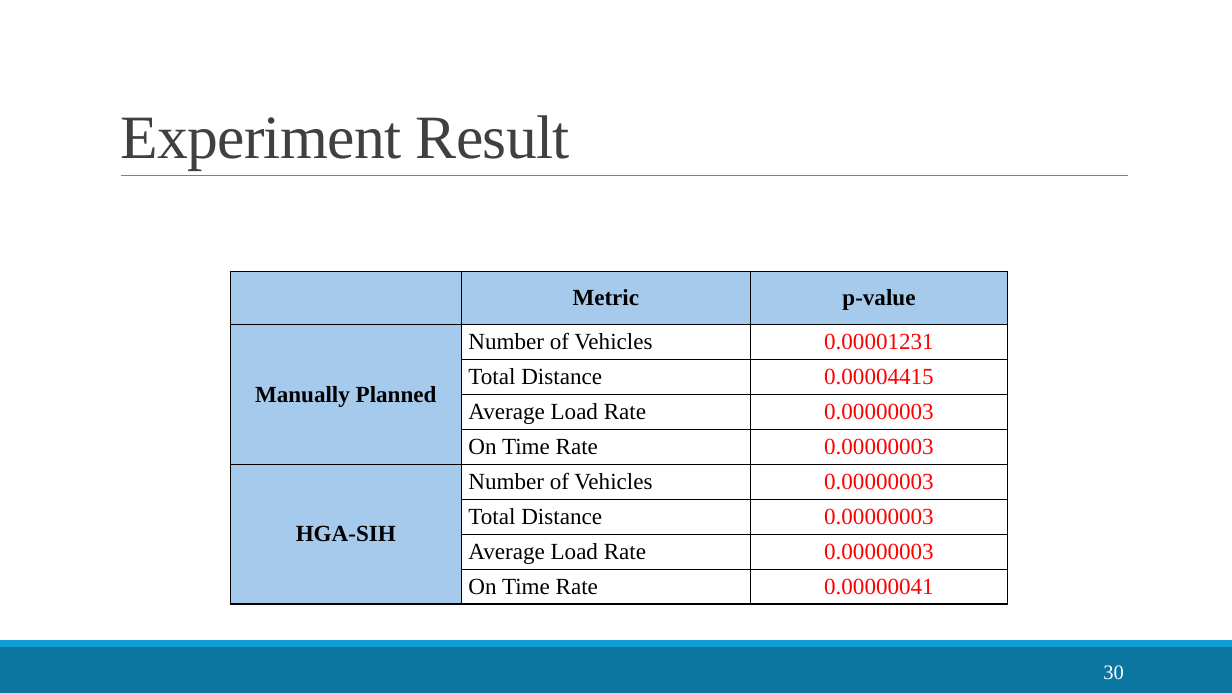
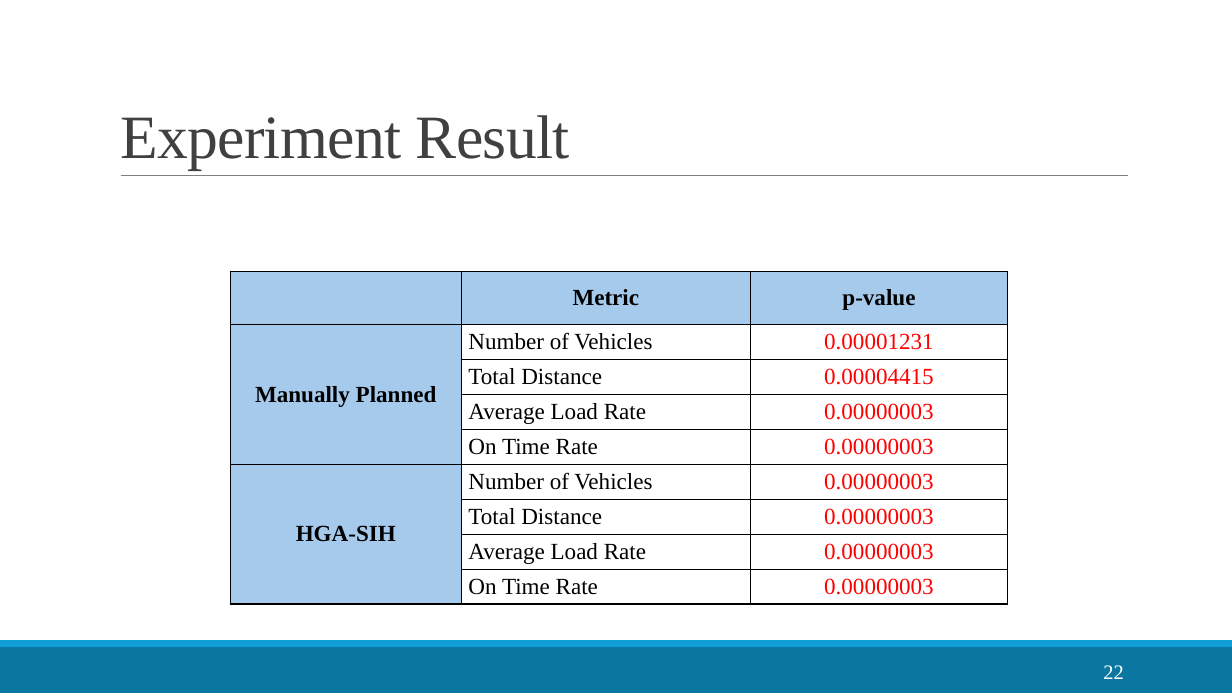
Before and after one commit to LloydGain/114_NTUT_Thesis, a slide deck: slide 22 of docs/thesis/114_楊宏傑_TCSE.pptx (slide 30 before the commit). Drawn at 1232x693 pixels with LibreOffice and Linux fonts; fonts in the diff are those of the drawing; grey boxes stand for pictures. Boxes give left, top, right and bottom in pixels: in the first picture for what was removed or moved away, otherwise in the second. Text is boxed around its words. In the diff, an @@ line names an element or a change of style, - is before the commit and + after.

```diff
--- a/docs/thesis/114_楊宏傑_TCSE.pptx
+++ b/docs/thesis/114_楊宏傑_TCSE.pptx
@@ table at [230,272,1007,604] @@
-row 9, column 3: 0.00000041
+row 9, column 3: 0.00000003
@@ page number at [1103,665,1123,679]: text changed @@
-30
+22
```
Also in this commit, not shown: 8 other slides changed, 4 slides added, 12 slides removed, 6 other files.
